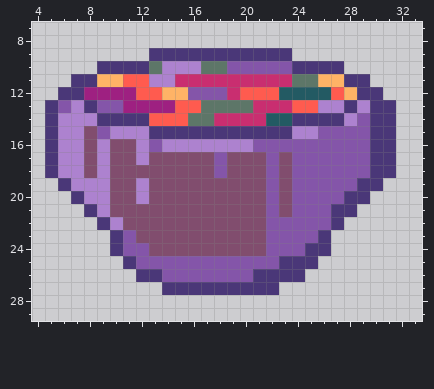
File history of a pixel-art file, assets/img/chaudron.aseprite. The picture above is the old version.
37x33 pixels, 1 frame. Shown: x 4..33, y 7..29.
After:
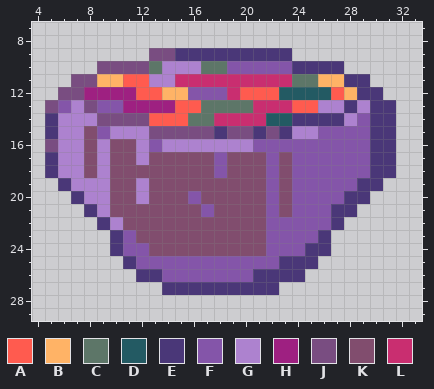
Palette (. is transparent): A #ff5b4f  B #ffb366  C #5d7668  D #235a63  E #4a3778  F #8455a9  G #ad82cf  H #9e2081  J #794d81  K #814d6e  L #c92e70
The exact change:
Changed rows in their new state; - is an unchanged pixel.
first column x 5:
 9 --------JJ--------
10 ----JJJJ----------
11 --JJ--------------
12 -JJ---------------
13 J--J--------------
14 ----JJJJ----------
15 --------JJJJJ-JJ-J
16 J-----------------
first column x 16:
20 F-
21 -F
Changed places in both pictures, as pixel boxes (x1, y1, x2, y2):
changed: (45, 48, 279, 152)
changed: (188, 191, 214, 217)
